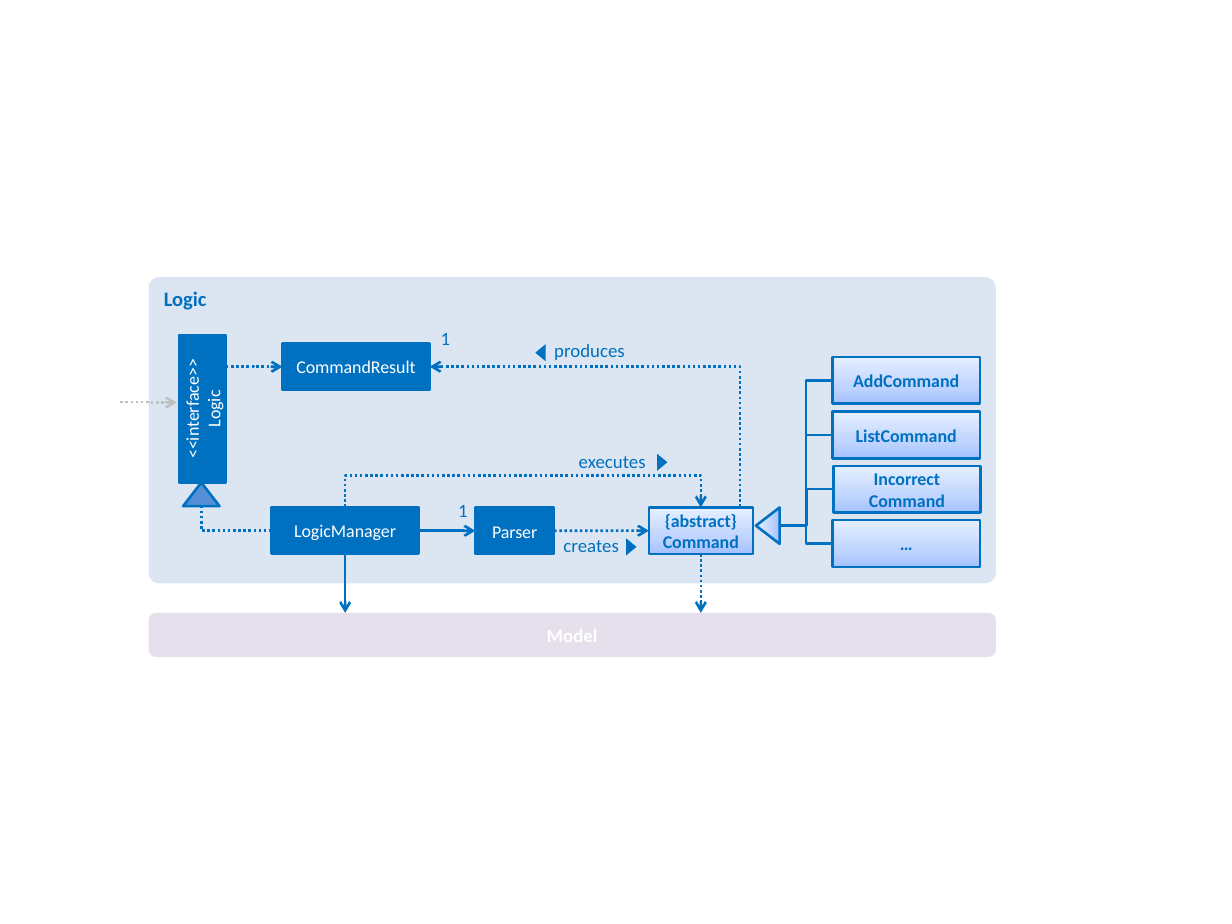
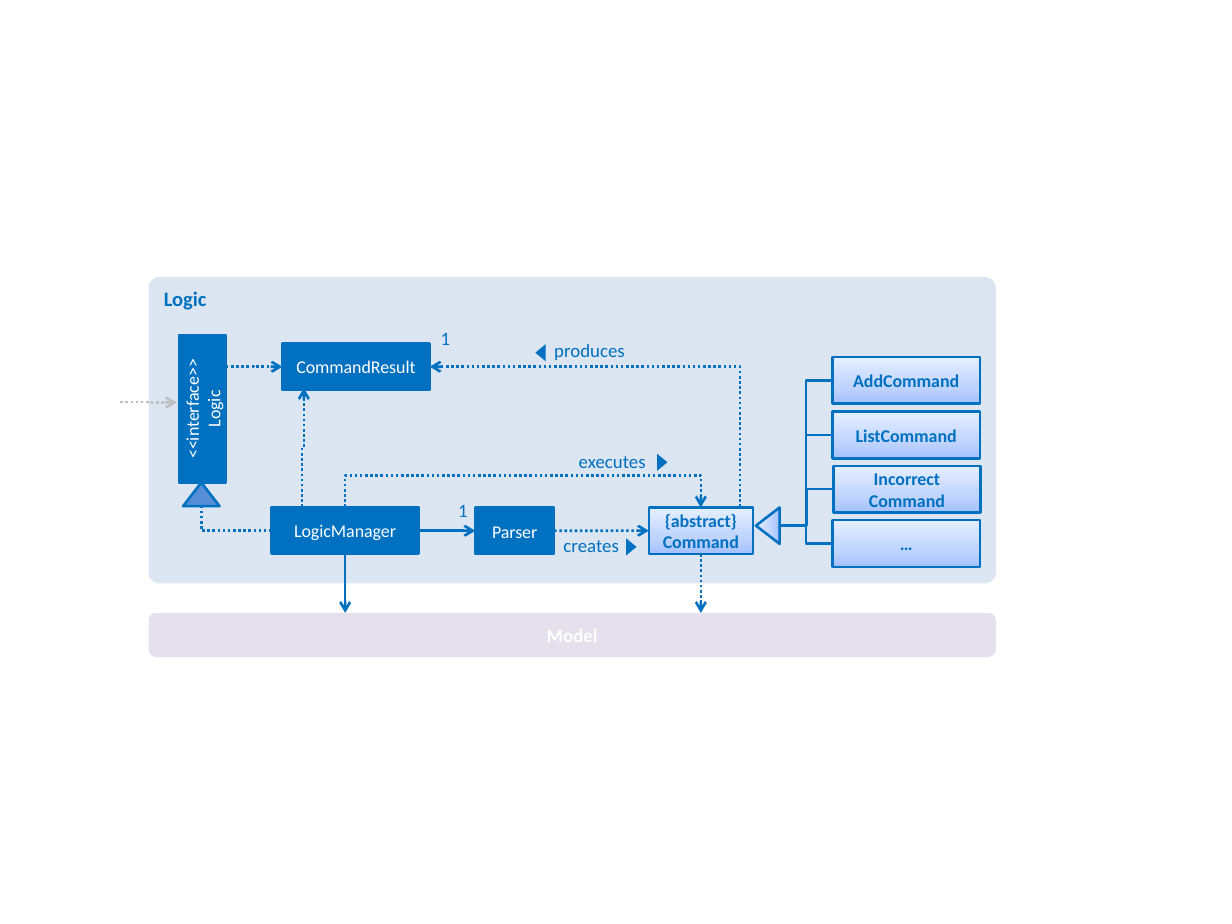
Before and after one commit to se-edu/addressbook-level4, a slide deck: slide 5 of docs/diagrams/Diagrams.pptx. Drawn at 1232x924 pixels with LibreOffice and Linux fonts; fonts in the diff are those of the drawing. Boxes give left, top, right and bottom in pixels: in the first picture for what was removed or moved away, otherwise in the second. Text is boxed around its words. In the diff, an @@ line names an element or a change of style, - is before the commit and + after.

```diff
--- a/docs/diagrams/Diagrams.pptx
+++ b/docs/diagrams/Diagrams.pptx
@@ elbow arrow added from (302, 508) to (304, 388), #0070C0 1.5 pt dashed @@
```
Also in this commit, not shown: 1 other file.
